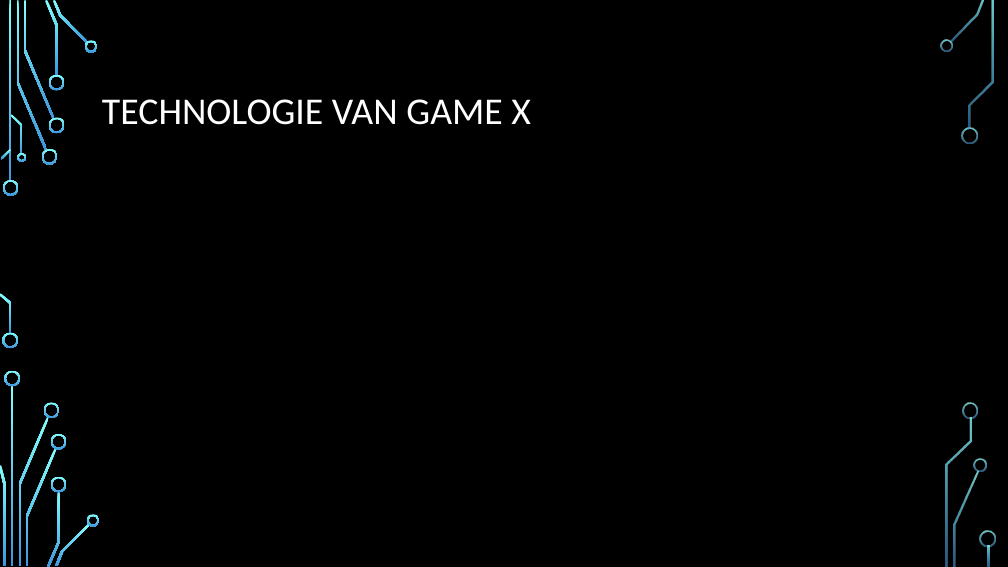
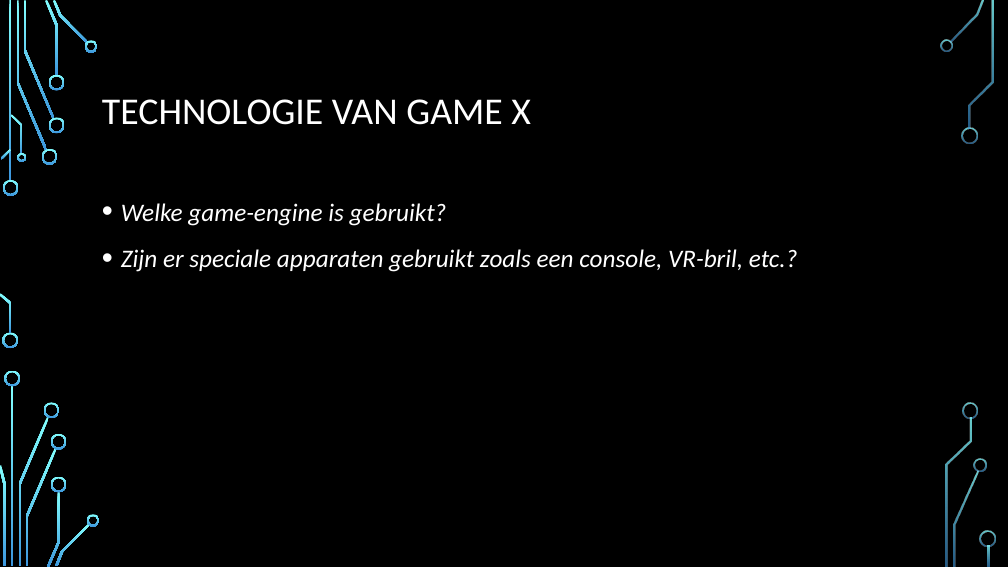
Before and after one commit to rweeda/PythonIA, a slide deck: slide 6 of docs/Pygame/GameAnalyse_GameX.pptx (slide 7 before the commit). Drawn at 1008x567 pixels with LibreOffice and Linux fonts; fonts in the diff are those of the drawing; background and template pictures are left out. Boxes give left, top, right and bottom in pixels: in the first picture for what was removed or moved away, otherwise in the second. Text is boxed around its words. In the diff, an @@ line names an element or a change of style, - is before the commit and + after.

```diff
--- a/docs/Pygame/GameAnalyse_GameX.pptx
+++ b/docs/Pygame/GameAnalyse_GameX.pptx
@@ text added at (x1=121, y1=203, x2=798, y2=272), 24 pt, text #FFFFFF, italic @@
+• Welke game-engine is gebruikt?
+• Zijn er speciale apparaten gebruikt zoals een console, VR-bril, etc.?
```
Also in this commit, not shown: 6 other slides changed, 1 slide added, 7 slides removed, 9 other files.
